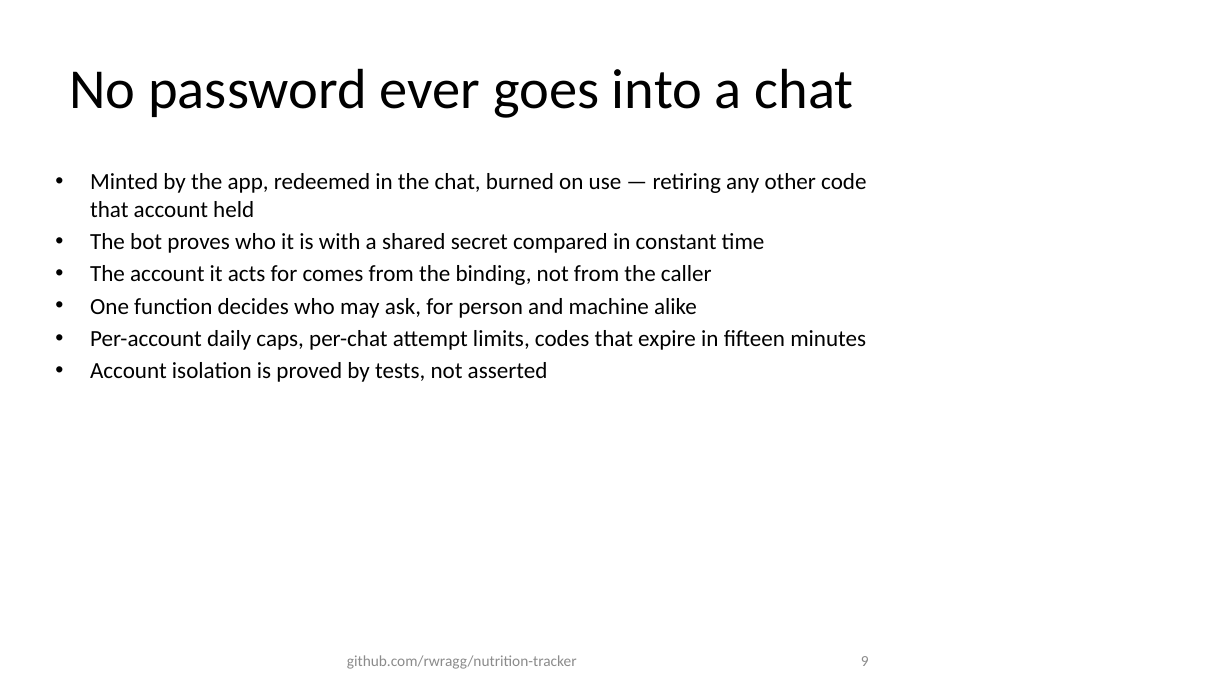
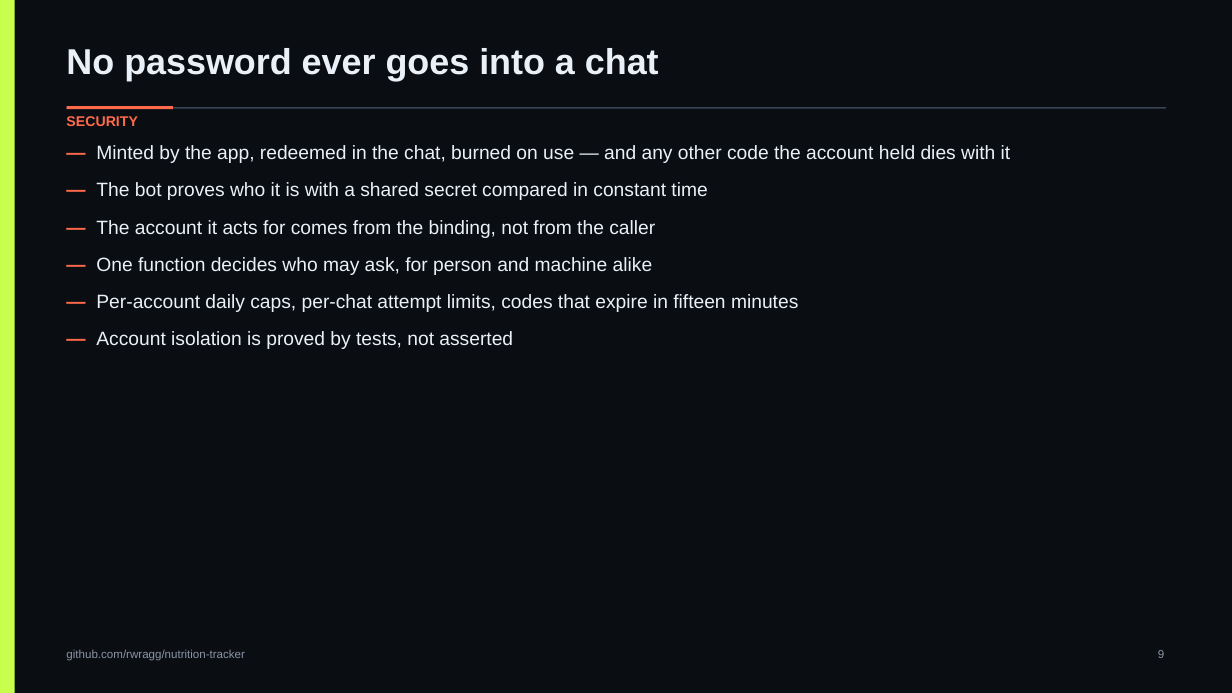
Before and after one commit to rwragg/nutrition-tracker, a slide deck: slide 9 of docs/deck/Nutrition-Tracker-Deck.pptx. Drawn at 1232x693 pixels with LibreOffice and Linux fonts; fonts in the diff are those of the drawing. Boxes give left, top, right and bottom in pixels: in the first picture for what was removed or moved away, otherwise in the second. Text is boxed around its words. In the diff, an @@ line names an element or a change of style, - is before the commit and + after.

Commit message:
deck: rebuild on the app's own colours and one 16:9 grid
Replaces the default-layout build with docs/deck/build_deck.py, which reads --ink, --volt, --cyan,
--violet, --ember, --text and --hairline out of frontend/app/globals.css and lays every page out on
the same geometry: title band, rule, content frame, caption band, footer and slide number in the
same place on all 15 pages, one fixed frame for every screenshot, and a spine down the left edge.

Fixes what the renders caught: bullets running off the bottom of the body area, shape text losing
its colour after the first paragraph, box lines centred inconsistently, and screenshots with no
visible edge against a dark slide. build_deck.py now refuses shapes that fall outside the page, so
that class of defect fails the build instead of the review.

deck.json is gone — the builder is the single source of truth.

```diff
--- a/docs/deck/Nutrition-Tracker-Deck.pptx
+++ b/docs/deck/Nutrition-Tracker-Deck.pptx
@@ background #FFFFFF to #0A0D12 @@
@@ rectangle added at (x1=0, y1=0, x2=15, y2=693), fill #C8FF4D @@
@@ text "No password ever goes into ..." moved from (x1=69, y1=68, x2=854, y2=118) to (x1=66, y1=48, x2=659, y2=81) @@
@@ text "No password ever goes into ..." at (x1=66, y1=48, x2=659, y2=81): size 44 to 28 pt, font Calibri to Arial, text colour #000000 to #EAF0F7, bold on; alignment centre to left; vertical alignment middle to top @@
@@ text added at (x1=66, y1=116, x2=137, y2=126), 11 pt, text #FF6B4A, bold @@
+SECURITY
@@ rectangle added at (x1=67, y1=107, x2=1166, y2=109), fill #384355 @@
@@ rectangle added at (x1=67, y1=106, x2=173, y2=109), fill #FF6B4A @@
@@ text at (x1=96, y1=145, x2=1011, y2=349): text changed; size 18 to 15 pt; font Calibri to Arial; text colour #000000 to #EAF0F7 @@
-• Minted by the app, redeemed in the chat, burned on use — retiring any other code that account held
-• The bot proves who it is with a shared secret compared in constant time
-• The account it acts for comes from the binding, not from the caller
-• One function decides who may ask, for person and machine alike
-• Per-account daily caps, per-chat attempt limits, codes that expire in fifteen minutes
-• Account isolation is proved by tests, not asserted
+— Minted by the app, redeemed in the chat, burned on use — and any other code the account held dies with it
+— The bot proves who it is with a shared secret compared in constant time
+— The account it acts for comes from the binding, not from the caller
+— One function decides who may ask, for person and machine alike
+— Per-account daily caps, per-chat attempt limits, codes that expire in fifteen minutes
+— Account isolation is proved by tests, not asserted
@@ text "github.com/rwragg/nutrition-tracker" moved from (x1=347, y1=655, x2=577, y2=669) to (x1=66, y1=649, x2=244, y2=661) @@
@@ text "github.com/rwragg/nutrition-tracker" at (x1=66, y1=649, x2=244, y2=661): size 12 to 9 pt, font Calibri to Arial, text colour #8C8C8C to #8B95A7; alignment centre to left; vertical alignment middle to top @@
@@ text "9" moved from (x1=861, y1=656, x2=869, y2=666) to (x1=1158, y1=650, x2=1164, y2=658) @@
@@ text "9" at (x1=1158, y1=650, x2=1164, y2=658): size 12 to 9 pt, font Calibri to Arial, text colour #8C8C8C to #8B95A7; vertical alignment middle to top @@
```
Also in this commit, not shown: 14 other slides changed, 4 other files.
